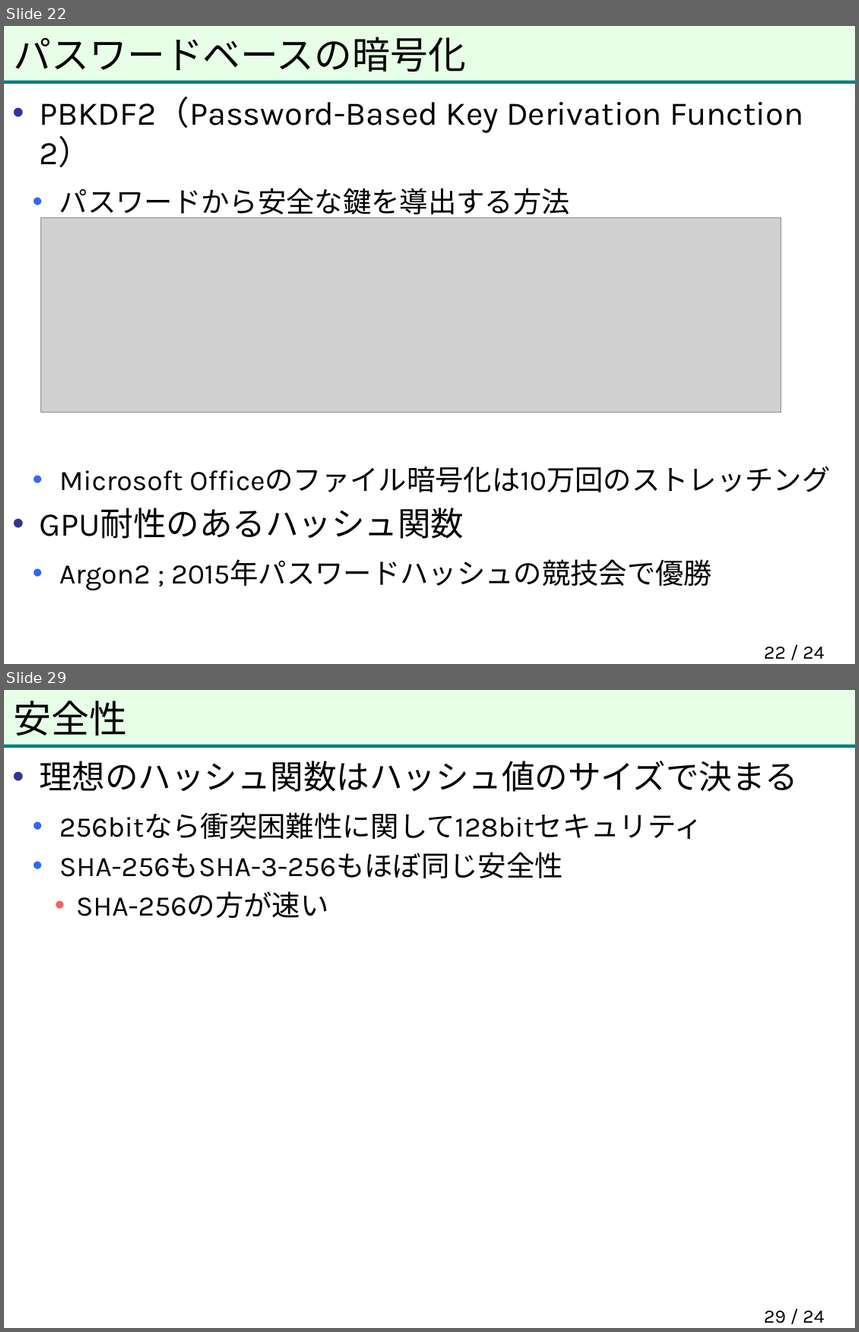
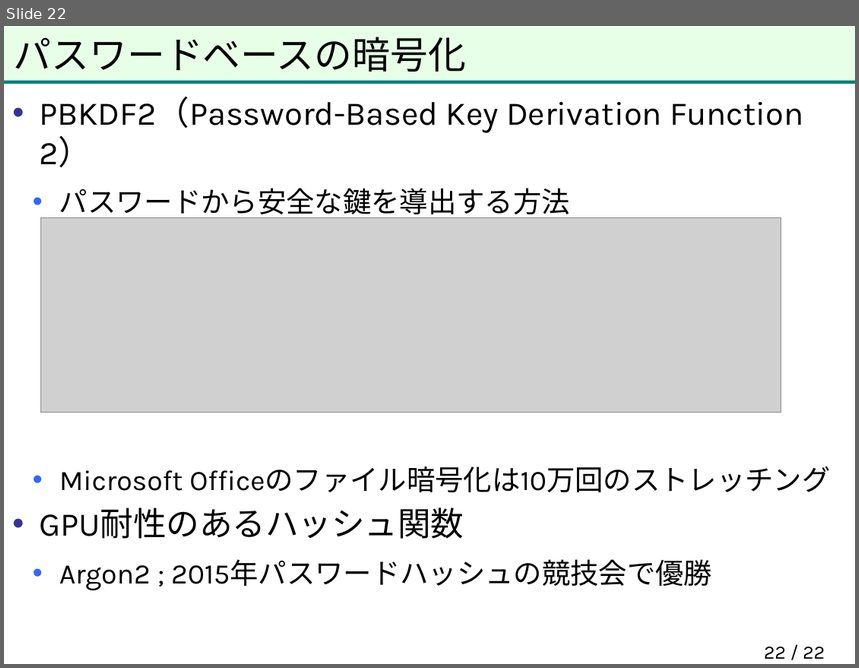
Before and after one commit to herumi/anninbon, a slide deck: lec/anninbon6.pptx. Shown one above the other, each under a label of ours: slides 22 and 29 before the commit, slide 22 after it; the slides between them are not shown. The pictures are 859x1332 and 859x668 pixels, drawn with LibreOffice and Linux fonts; fonts in the diff are those of the drawing; grey boxes stand for pictures; background and template pictures are left out. Boxes give left, top, right and bottom in pixels: in the first picture for what was removed or moved away, otherwise in the second. Text is boxed around its words. In the diff, an @@ line names an element or a change of style, - is before the commit and + after.

```diff
--- a/lec/anninbon6.pptx
+++ b/lec/anninbon6.pptx
@@ slide 29 removed at (4,690,855,1328), background #FFFFFF; not listed: 2 template elements that a slide beside it also shows @@
@@ title removed at (14,701,127,736) @@
-安全性
@@ text removed at (39,761,798,918) @@
-• 理想のハッシュ関数はハッシュ値のサイズで決まる
-  • 256bitなら衝突困難性に関して128bitセキュリティ
-  • SHA-256もSHA-3-256もほぼ同じ安全性
-    • SHA-256の方が速い
@@ page number removed at (764,1311,824,1324) @@
-29 / 24
@@ page number at (764,647,825,659): text changed @@
-22 / 24
+22 / 22
```
Also in this commit, not shown: 15 other slides removed, 1 other file.
